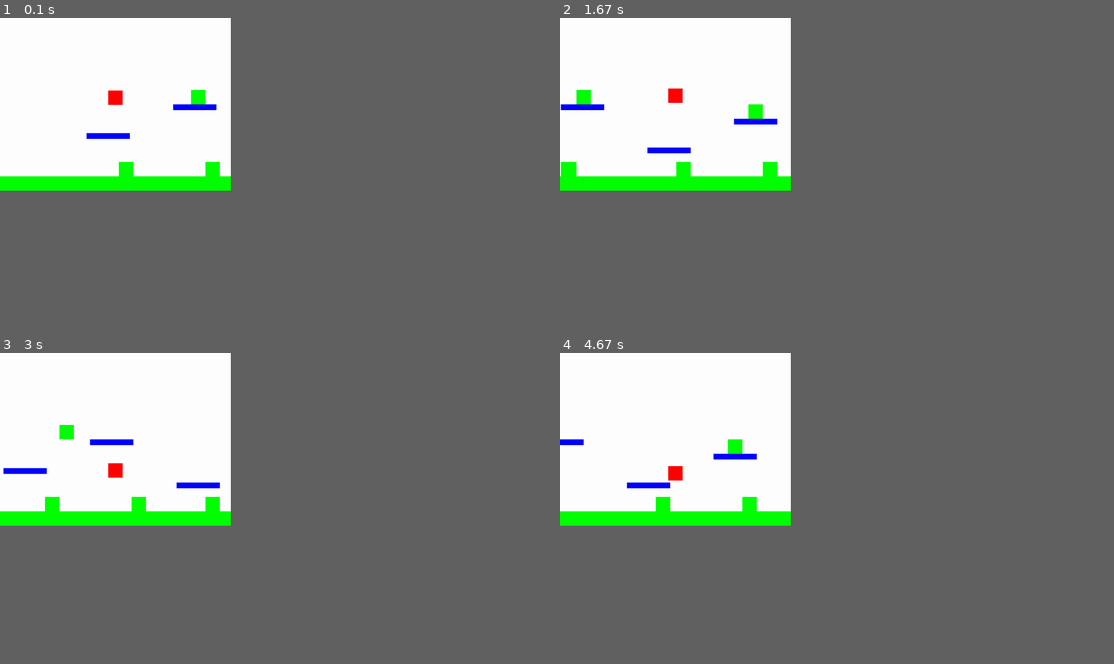
Above: before the commit, frames 1-4 (two rows, left to right).
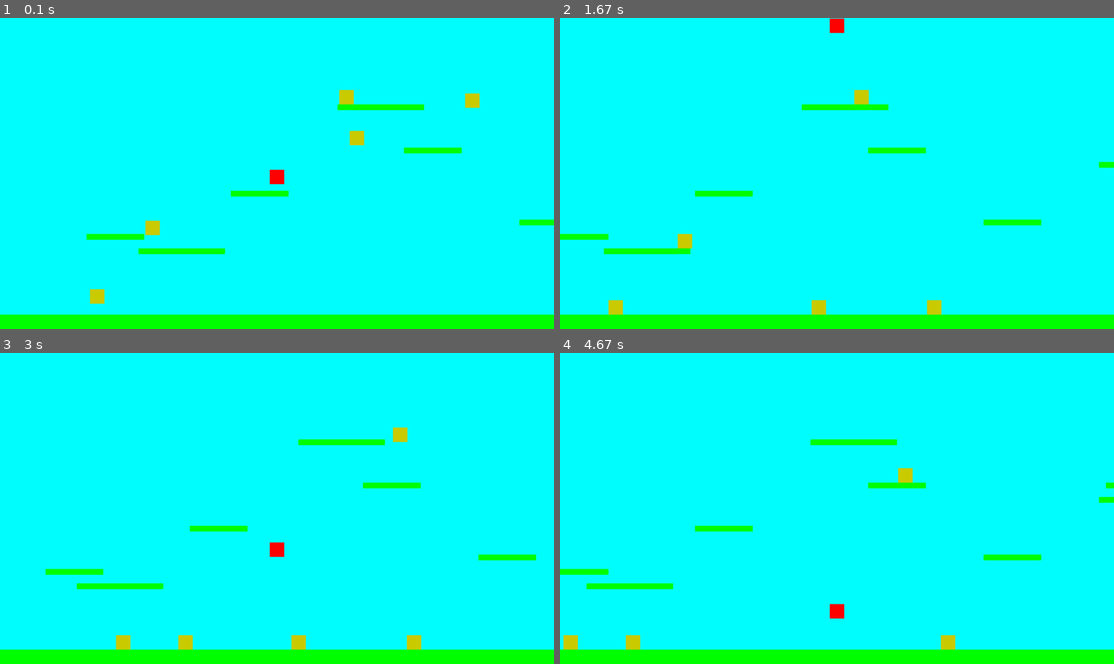
Above: after the commit, the same moments.

Repository: vilaca/pygame-test
Game: pygame game, started from super_mario.py
Two runs of this game, one before a commit and one after it. Both use one fixed random seed, a clock stepped at 60 frames per second and the inputs below.
Inputs:
- Up to frame 1 (0.1 s): no input
- Up to frame 2 (1.67 s): hold Space 0.33-0.8 s; hold Right 0.33-0.8 s; hold Right 0.83-1.3 s; tap Space at 0.9, 1.2, 1.4 s; hold Right from 1.33 s (still down)
- Up to frame 3 (3 s): tap Space at 1.7, 1.9, 2.2, 2.47, 2.77, 2.9 s; release Right at 1.8 s; hold Left 1.83-2.37 s; hold Left 2.4-2.8 s; hold Right from 2.83 s (still down)
- Up to frame 4 (4.67 s): tap Space at 3.2, 3.57, 3.87, 4.07, 4.37, 4.57 s; release Right at 3.47 s; hold Left 3.5-3.97 s; hold Right 4-4.47 s; hold Right from 4.5 s (still down)
The window is 375x281 before the commit and 900x506 after it. Grey fills any space a smaller window leaves; there, only what the larger window draws over its background counts as a difference.

The runs differ from the first frame. In frame 1, 30% of the frame differs, in the area x 0-100%, y 0-100%; in frame 2, 30%; in frame 3, 30%; in frame 4, 30%.

Commit message:
moving platforms, continue message

Diff:
--- a/super_mario.py
+++ b/super_mario.py
@@ -5,22 +5,46 @@
 pygame.init()
 
 # Constants
-SCREEN_WIDTH = 800
-SCREEN_HEIGHT = 600
+SCREEN_WIDTH = 1920
+SCREEN_HEIGHT = 1080
+GAME_WIDTH = SCREEN_WIDTH * 8  # Extended game area
 FPS = 60
 
 # Colors
-WHITE = (255, 255, 255)
+CYAN = (0, 255, 255)
 RED = (255, 0, 0)
 GREEN = (0, 255, 0)
-BLUE = (0, 0, 255)
+DARK_YELLOW = (204, 204, 0)
 
 # Screen setup
 screen = pygame.display.set_mode((SCREEN_WIDTH, SCREEN_HEIGHT))
 pygame.display.set_caption("Super Mario Bros")
 
-# Clock
+# Clock and Font
 clock = pygame.time.Clock()
+font = pygame.font.SysFont("Arial", 36)
+
+def display_message(message):
+    text = font.render(message, True, (255, 255, 255))
+    text_rect = text.get_rect(center=(SCREEN_WIDTH // 2, SCREEN_HEIGHT // 2))
+    screen.blit(text, text_rect)
+    pygame.display.flip()
+
+def game_over_screen():
+    display_message("Game Over! Press R to Restart or Q to Quit")
+    waiting = True
+    while waiting:
+        for event in pygame.event.get():
+            if event.type == pygame.QUIT:
+                pygame.quit()
+                sys.exit()
+            if event.type == pygame.KEYDOWN:
+                if event.key == pygame.K_r:
+                    waiting = False
+                    main()
+                elif event.key == pygame.K_q:
+                    pygame.quit()
+                    sys.exit()
 
 class Player(pygame.sprite.Sprite):
     def __init__(self):
@@ -30,14 +54,14 @@
         self.rect = self.image.get_rect()
         self.rect.center = (SCREEN_WIDTH // 2, SCREEN_HEIGHT // 2)
         self.speed = 5
-        self.jump_speed = 15
-        self.gravity = 0.8
+        self.jump_speed = 20
+        self.gravity = 0.5
         self.vel_y = 0
         self.on_ground = False
+        self.on_moving_platform = None
 
     def update(self, platforms, foes):
         keys = pygame.key.get_pressed()
-
         if keys[pygame.K_LEFT]:
             self.rect.x -= self.speed
         if keys[pygame.K_RIGHT]:
@@ -46,29 +70,30 @@
         self.vel_y += self.gravity
         self.rect.y += self.vel_y
 
-        if self.rect.bottom > SCREEN_HEIGHT:
-            self.rect.bottom = SCREEN_HEIGHT
-            self.vel_y = 0
-            self.on_ground = True
-
+        self.on_ground = False
+        self.on_moving_platform = None
+        self.check_platforms(platforms)
+        self.check_foes(foes)
+
+    def check_platforms(self, platforms):
         for platform in platforms:
             if self.rect.colliderect(platform.rect) and self.vel_y > 0:
                 self.rect.bottom = platform.rect.top
                 self.vel_y = 0
                 self.on_ground = True
-
-        for foe in foes:
-            if self.rect.colliderect(foe.rect):
-                if self.vel_y > 0:  # Falling down
-                    foes.remove(foe)
-                    foe.kill()  # Remove the foe completely
-                    self.vel_y = -self.jump_speed
-                    self.on_ground = False
-                else:  # Horizontal collision
-                    if keys[pygame.K_LEFT]:
-                        self.rect.left = foe.rect.right
-                    if keys[pygame.K_RIGHT]:
-                        self.rect.right = foe.rect.left
+                if isinstance(platform, MovingPlatform):
+                    self.on_moving_platform = platform
+
+    def check_foes(self, foes):
+        foe_hit_list = pygame.sprite.spritecollide(self, foes, False)
+        for foe in foe_hit_list:
+            if self.vel_y > 0 and self.rect.bottom <= foe.rect.top + self.vel_y:
+                self.vel_y = -self.jump_speed
+                foe.kill()
+                self.on_ground = False
+            else:
+                self.kill()
+                game_over_screen()
 
     def jump(self):
         if self.on_ground:
@@ -83,28 +108,54 @@
         self.rect = self.image.get_rect()
         self.rect.topleft = (x, y)
 
-class FloatingPlatform(pygame.sprite.Sprite):
-    def __init__(self, x, y, width, height):
+class MovingPlatform(Platform):
+    def __init__(self, x, y, width, height, boundary_left, boundary_right, speed):
+        super().__init__(x, y, width, height)
+        self.boundary_left = boundary_left
+        self.boundary_right = boundary_right
+        self.speed = speed
+        self.direction = 1
+
+    def update(self):
+        old_x = self.rect.x
+        self.rect.x += self.speed * self.direction
+        if self.rect.left < self.boundary_left or self.rect.right > self.boundary_right:
+            self.direction *= -1
+        return self.rect.x - old_x  # Return the delta x
+
+class Foe(pygame.sprite.Sprite):
+    def __init__(self, x, y, width, height, min_x, max_x):
         super().__init__()
         self.image = pygame.Surface((width, height))
-        self.image.fill(BLUE)
-        self.rect = self.image.get_rect()
-        self.rect.topleft = (x, y)
-
-class Foe(pygame.sprite.Sprite):
-    def __init__(self, x, y, width, height):
-        super().__init__()
-        self.image = pygame.Surface((width, height))
-        self.image.fill(GREEN)
+        self.image.fill(DARK_YELLOW)
         self.rect = self.image.get_rect()
         self.rect.topleft = (x, y)
         self.speed = 2
         self.direction = 1
-
-    def update(self,platforms, foes):
+        self.gravity = 0.5
+        self.vel_y = 0
+        self.on_ground = False
+        self.min_x = min_x
+        self.max_x = max_x
+        self.on_moving_platform = None
+
+    def update(self, platforms, _):
         self.rect.x += self.speed * self.direction
-        if self.rect.right > SCREEN_WIDTH or self.rect.left < 0:
+        if self.rect.x < self.min_x or self.rect.x > self.max_x:
             self.direction *= -1
+
+        self.vel_y += self.gravity
+        self.rect.y += self.vel_y
+
+        self.on_ground = False
+        self.on_moving_platform = None
+        for platform in platforms:
+            if self.rect.colliderect(platform.rect) and self.vel_y > 0:
+                self.rect.bottom = platform.rect.top
+                self.vel_y = 0
+                self.on_ground = True
+                if isinstance(platform, MovingPlatform):
+                    self.on_moving_platform = platform
 
 class Camera:
     def __init__(self, width, height):
@@ -118,60 +169,93 @@
     def update(self, target):
         x = -target.rect.centerx + int(SCREEN_WIDTH / 2)
         y = -target.rect.centery + int(SCREEN_HEIGHT / 2)
-
-        x = min(0, x)  # left side of the level
-        x = max(-(self.width - SCREEN_WIDTH), x)  # right side of the level
-        y = min(0, y)  # top of the level
-        y = max(-(self.height - SCREEN_HEIGHT), y)  # bottom of the level
-
+        x = min(0, x)
+        x = max(-(self.width - SCREEN_WIDTH), x)
+        y = min(0, y)
+        y = max(-(self.height - SCREEN_HEIGHT), y)
         self.camera = pygame.Rect(x, y, self.width, self.height)
 
 def main():
     player = Player()
-    all_sprites = pygame.sprite.Group()
-    all_sprites.add(player)
-
     platforms = pygame.sprite.Group()
-    ground = Platform(0, SCREEN_HEIGHT - 50, 1600, 50)  # Single ground platform
+    moving_platforms = pygame.sprite.Group()
+    foes = pygame.sprite.Group()
+    all_sprites = pygame.sprite.Group(player)
+
+    # Ground platform
+    ground = Platform(0, SCREEN_HEIGHT - 50, GAME_WIDTH, 50)
     platforms.add(ground)
     all_sprites.add(ground)
 
-    # Adding floating platforms
-    floating_platform_positions = [
-        (300, 400), (600, 300), (900, 450), (1200, 350)
+    # Static platforms
+    static_platforms = [
+        (300, 750, 200, 20), (800, 600, 200, 20), (1400, 450, 200, 20),
+        (1800, 700, 200, 20), (2200, 500, 200, 20), (2600, 350, 200, 20),
+        (3000, 600, 200, 20), (3400, 750, 200, 20), (3800, 500, 200, 20),
+        (4200, 650, 200, 20), (4600, 300, 200, 20), (5000, 550, 200, 20),
+        (5400, 400, 200, 20), (5800, 250, 200, 20), (6200, 500, 200, 20),
+        (6600, 750, 200, 20)
     ]
-    for pos in floating_platform_positions:
-        platform = FloatingPlatform(pos[0], pos[1], 150, 20)
-        platforms.add(platform)
-        all_sprites.add(platform)
-
-    foes = pygame.sprite.Group()
+    for x, y, w, h in static_platforms:
+        plat = Platform(x, y, w, h)
+        platforms.add(plat)
+        all_sprites.add(plat)
+
+    # Moving platforms
+    moving_platform_details = [
+        (500, 800, 300, 20, 400, 800, 2), (1200, 300, 300, 20, 1100, 1500, 3),
+        (2300, 450, 300, 20, 2200, 2600, 2), (3400, 500, 300, 20, 3300, 3700, 4),
+        (4500, 700, 300, 20, 4400, 4800, 2), (5700, 400, 300, 20, 5600, 6000, 3)
+    ]
+    for x, y, w, h, min_x, max_x, speed in moving_platform_details:
+        mplat = MovingPlatform(x, y, w, h, min_x, max_x, speed)
+        moving_platforms.add(mplat)
+        platforms.add(mplat)
+        all_sprites.add(mplat)
+
+    # Foes with specific movement ranges
     foe_positions = [
-        (400, SCREEN_HEIGHT - 100), (700, SCREEN_HEIGHT - 100),
-        (1000, SCREEN_HEIGHT - 100), (1300, SCREEN_HEIGHT - 100),
-        (350, 350), (650, 250), (950, 400), (1250, 300)
+        (300, SCREEN_HEIGHT - 150, 200, 600), (1600, 250, 1500, 1700),
+        (2600, 450, 2500, 2700), (1200, 380, 1100, 1300), (4500, 500, 4400, 4600),
+        (5500, 300, 5400, 5600), (500, 760, 400, 800), (1200, 260, 1100, 1500)
     ]
-    for pos in foe_positions:
-        foe = Foe(pos[0], pos[1], 50, 50)
+    for x, y, min_x, max_x in foe_positions:
+        foe = Foe(x, y, 50, 50, min_x, max_x)
         foes.add(foe)
         all_sprites.add(foe)
 
-    camera = Camera(1600, SCREEN_HEIGHT)
+    camera = Camera(GAME_WIDTH, SCREEN_HEIGHT)
 
     running = True
     while running:
         for event in pygame.event.get():
             if event.type == pygame.QUIT:
-                running = False
-            if event.type == pygame.KEYDOWN:
+                pygame.quit()
+                sys.exit()
+            elif event.type == pygame.KEYDOWN:
                 if event.key == pygame.K_SPACE:
                     player.jump()
-
-        all_sprites.update(platforms, foes)
-        player.update(platforms, foes)
+                elif event.key == pygame.K_ESCAPE:
+                    pygame.quit()
+                    sys.exit()
+
+        # Update all sprites
+        for sprite in all_sprites:
+            if isinstance(sprite, Player) or isinstance(sprite, Foe):
+                sprite.update(platforms, foes)
+            elif isinstance(sprite, MovingPlatform):
+                sprite.update()
+
+        # Move entities with their platforms
+        for platform in moving_platforms:
+            delta_x = platform.update()
+            for entity in [player] + [foe for foe in foes]:
+                if entity.on_moving_platform == platform:
+                    entity.rect.x += delta_x * 2
+
         camera.update(player)
 
-        screen.fill(WHITE)
+        screen.fill(CYAN)
         for sprite in all_sprites:
             screen.blit(sprite.image, camera.apply(sprite))
 
